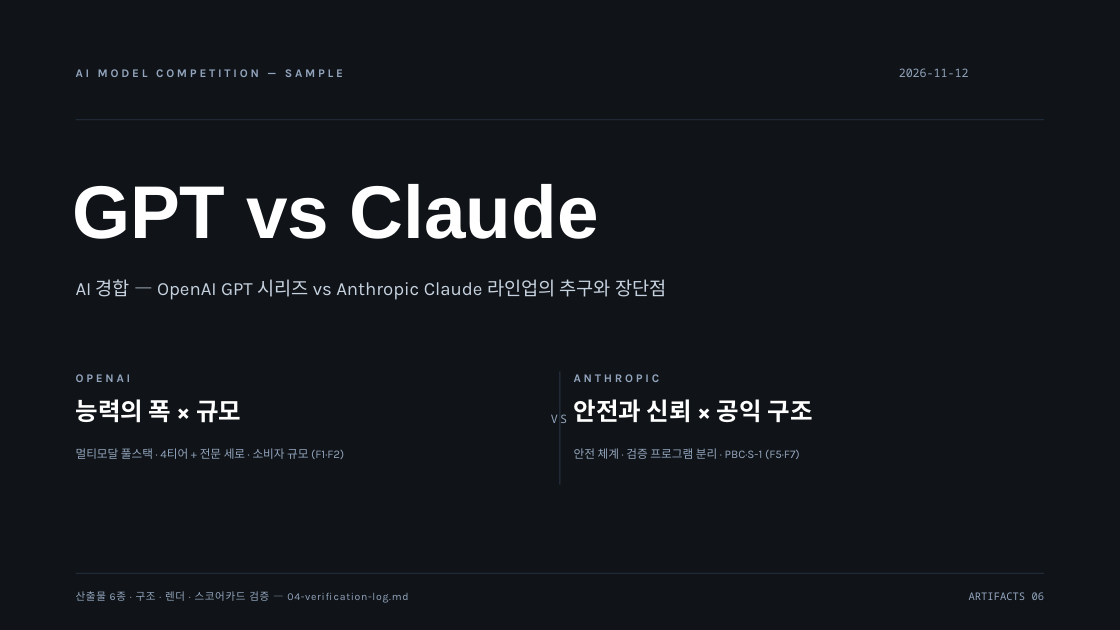
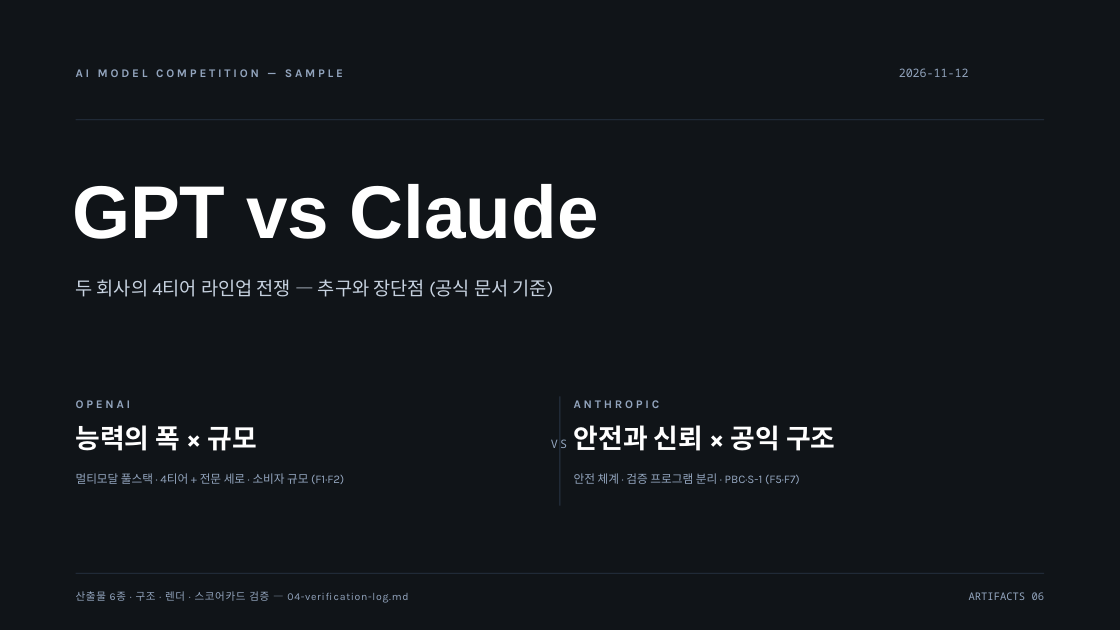
Before and after one commit to yjj3019/AI-Harness, a slide deck: slide 1 of docs/practice/ai-model-competition-2026-11-12/03-deck.pptx. Drawn at 1120x630 pixels with LibreOffice and Linux fonts; fonts in the diff are those of the drawing. Boxes give left, top, right and bottom in pixels: in the first picture for what was removed or moved away, otherwise in the second. Text is boxed around its words. In the diff, an @@ line names an element or a change of style, - is before the commit and + after.

```diff
--- a/docs/practice/ai-model-competition-2026-11-12/03-deck.pptx
+++ b/docs/practice/ai-model-competition-2026-11-12/03-deck.pptx
@@ text at box(76, 279, 554, 297): text changed @@
-AI 경합 — OpenAI GPT 시리즈 vs Anthropic Claude 라인업의 추구와 장단점
+두 회사의 4티어 라인업 전쟁 — 추구와 장단점 (공식 문서 기준)
@@ rectangle: place and size @@
-rectangle at box(560, 371, 560, 485)
+rectangle at box(560, 397, 560, 506)
@@ text "능력의 폭 × 규모" at box(76, 425, 257, 451): size 21 to 23 pt @@
@@ 7 texts: place and size @@
-7 texts at box(76, 374, 812, 459)
+7 texts at box(76, 400, 835, 484)
@@ text "안전과 신뢰 × 공익 구조" at box(574, 425, 835, 451): size 21 to 23 pt @@
```
Also in this commit, not shown: 6 other slides changed, 3 other files.
